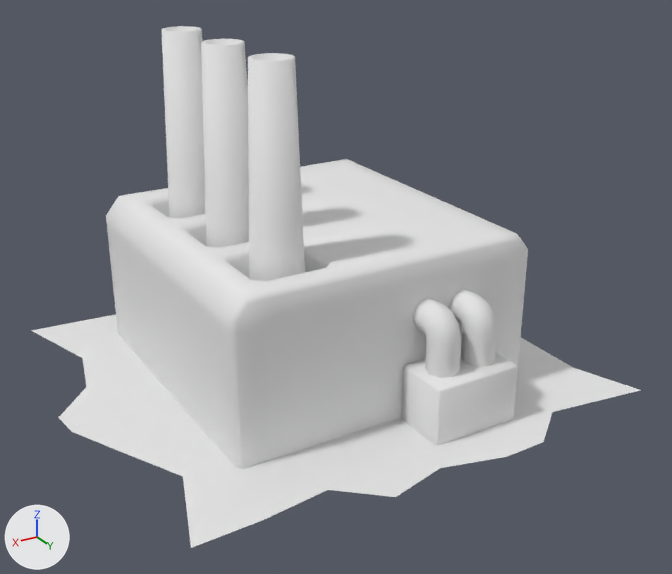
The FBX model Projects/FloatingIsland/Assets/Objects/Factory/Meshes/Factory.fbx, before and after one commit.
One viewpoint serves both versions: a 50 mm camera at (1.53, 2.75, 1.64) aimed at (-0.02, 0.16, 0.35). The lights are fixed; the arrows at lower left show +X, +Y and +Z. Where no turn or scale is listed for an object, it has been applied to the vertices. Vertices at the same position are counted once.

Names of what the first picture shows: 'BasePlate', 'Chimney1', 'Chimney2', 'Chimney3', 'Factory', 'Generator', 'Pipe1', 'Pipe2'.
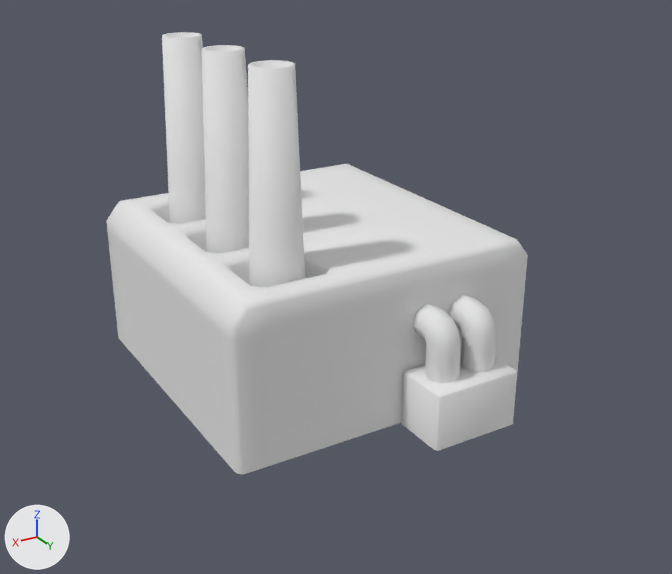
The change, as a list of edits to the scene's bpy script:
```text
Change me_cylinder_001:
    where me_cylinder_001.from_pydata(...)  # 64 vertices, 49 faces; spans x -269.0..-144.0, y 275.0..825.0, z -49.0..77.0
    used by ob_chimney3; location = (0.0, 0.328, 0.0); rotation_euler = (1.571, 0.0, -3.142), in degrees (90, 0, -180); scale = (0.00145, 0.00145, 0.00145)
    me_cylinder_001 part 2: the whole mesh is moved by (0.0, -14.0, 0.0)
Change me_cube:
    where me_cube.from_pydata(...)  # 20 vertices, 16 faces; spans x -0.36..-0.036, y 0.558..0.758, z 0.021..0.221
    used by ob_generator; location = (0.0, 0.0, 0.0)
    me_cube part 1: the whole mesh is moved by (0.0, 0.0, -0.02)
Change me_mesh_001:
    where me_mesh_001.from_pydata(...)  # 544 vertices, 519 faces; spans x -0.558..0.558, y -0.558..0.558, z 0.021..0.579
    used by ob_factory; location = (0.0, 0.0, 0.0)
    me_mesh_001 part 3: the whole mesh is moved by (0.0, 0.0, -0.02)
Remove ob_baseplate:
    ob_baseplate = bpy.data.objects.new('BasePlate', me_cylinder)
    ob_baseplate.location = (0.0, 0.0, 0.0)
```

Location of each change, [x1, y1, x2, y2] in pixels of the pictures (672 x 574 px; the box of a moved part takes in the faces that stretch with it):
'Factory', mesh moved
    before: [106, 159, 528, 469]
    after: [106, 164, 528, 474]
'BasePlate', deleted
    before: [31, 315, 640, 548]
'Chimney3', mesh moved
    before: [248, 53, 305, 281]
    after: [248, 60, 305, 287]
'Chimney2', mesh moved
    before: [201, 39, 249, 247]
    after: [201, 45, 249, 253]
'Generator', mesh moved
    before: [402, 352, 518, 445]
    after: [402, 354, 517, 451]
'Chimney1', mesh moved
    before: [162, 26, 206, 218]
    after: [162, 32, 206, 224]
part 2 of me_cylinder_001, moved or reshaped
    before: [162, 26, 305, 281]
    after: [162, 32, 305, 287]
